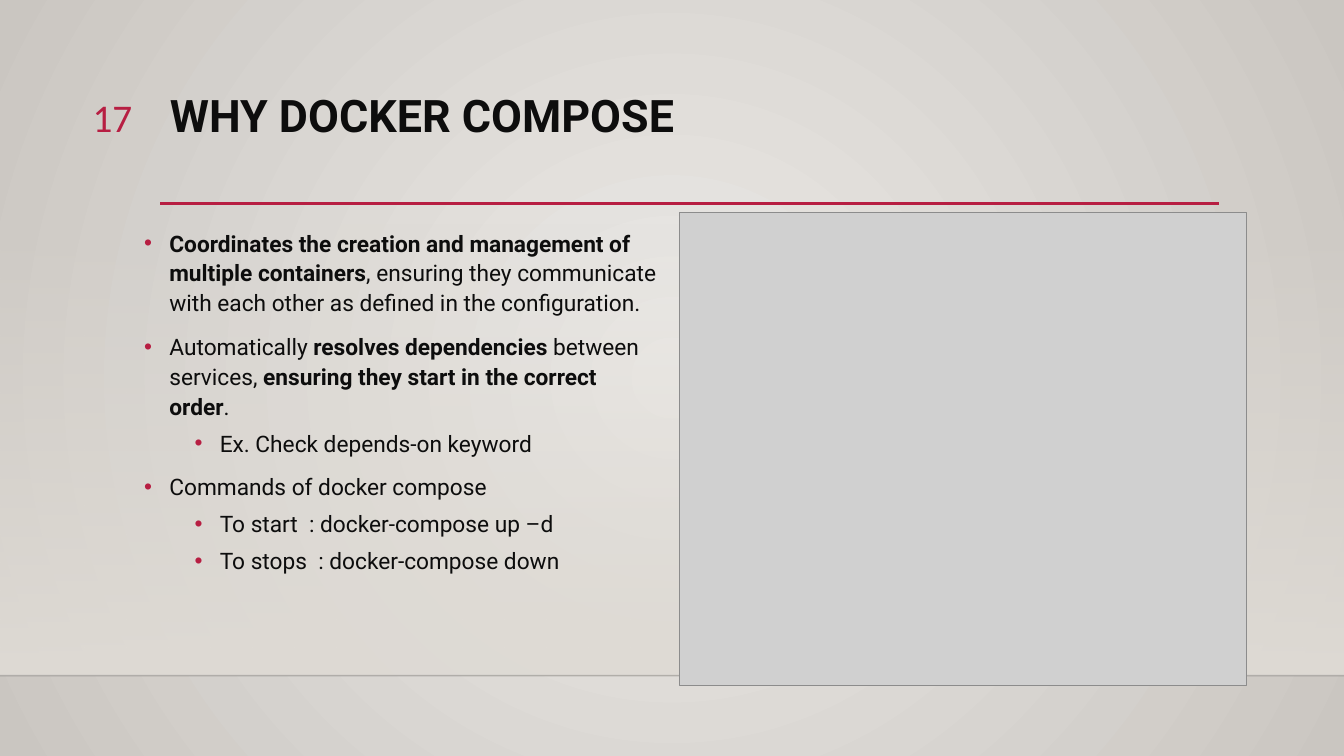
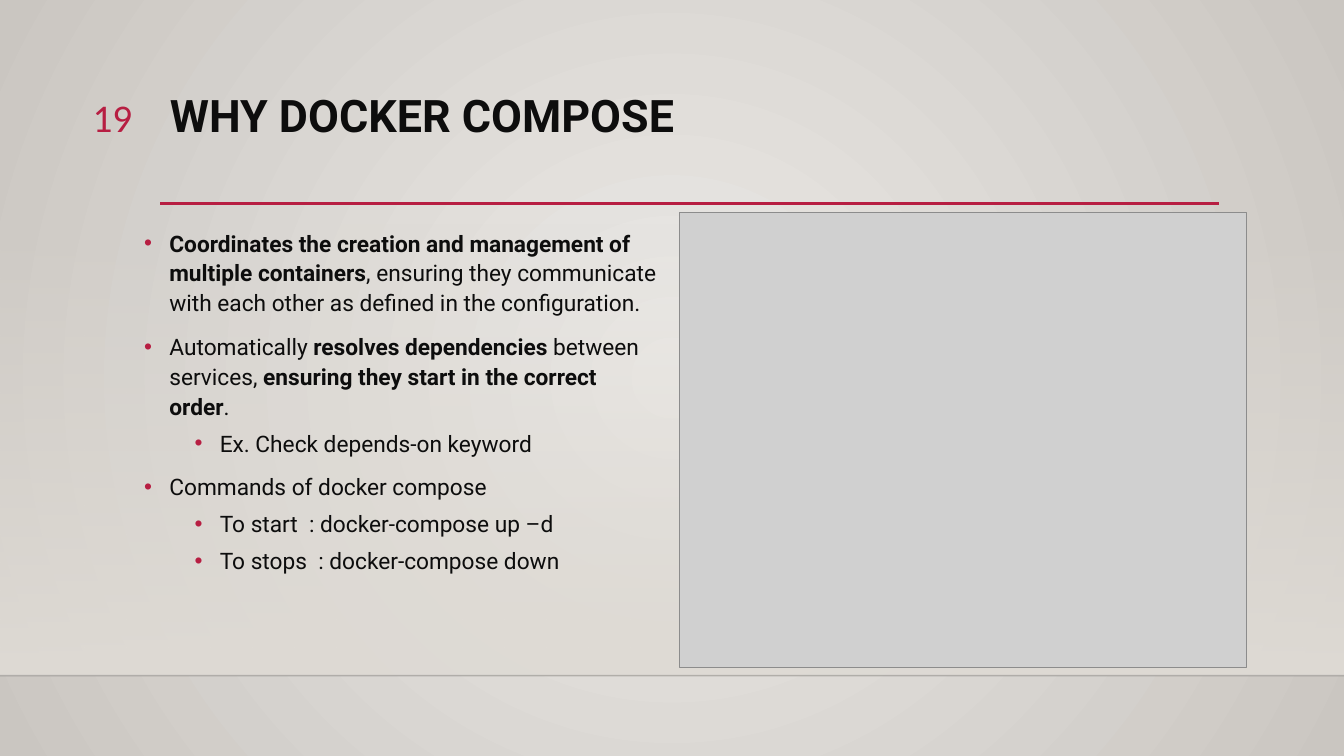
Before and after one commit to ddum-sutd/docker_workshop, a slide deck: slide 19 of Docker_workshop.pptx (slide 17 before the commit). Drawn at 1344x756 pixels with LibreOffice and Linux fonts; fonts in the diff are those of the drawing; grey boxes stand for pictures; background and template pictures are left out. Boxes give left, top, right and bottom in pixels: in the first picture for what was removed or moved away, otherwise in the second. Text is boxed around its words. In the diff, an @@ line names an element or a change of style, - is before the commit and + after.

```diff
--- a/Docker_workshop.pptx
+++ b/Docker_workshop.pptx
@@ page number at <box>93,106,133,132</box>: text changed @@
-17
+19
@@ picture: place and size @@
-picture at <box>680,212,1246,685</box>
+picture at <box>680,212,1246,667</box>
```
Also in this commit, not shown: 3 other slides changed, 2 slides added.
